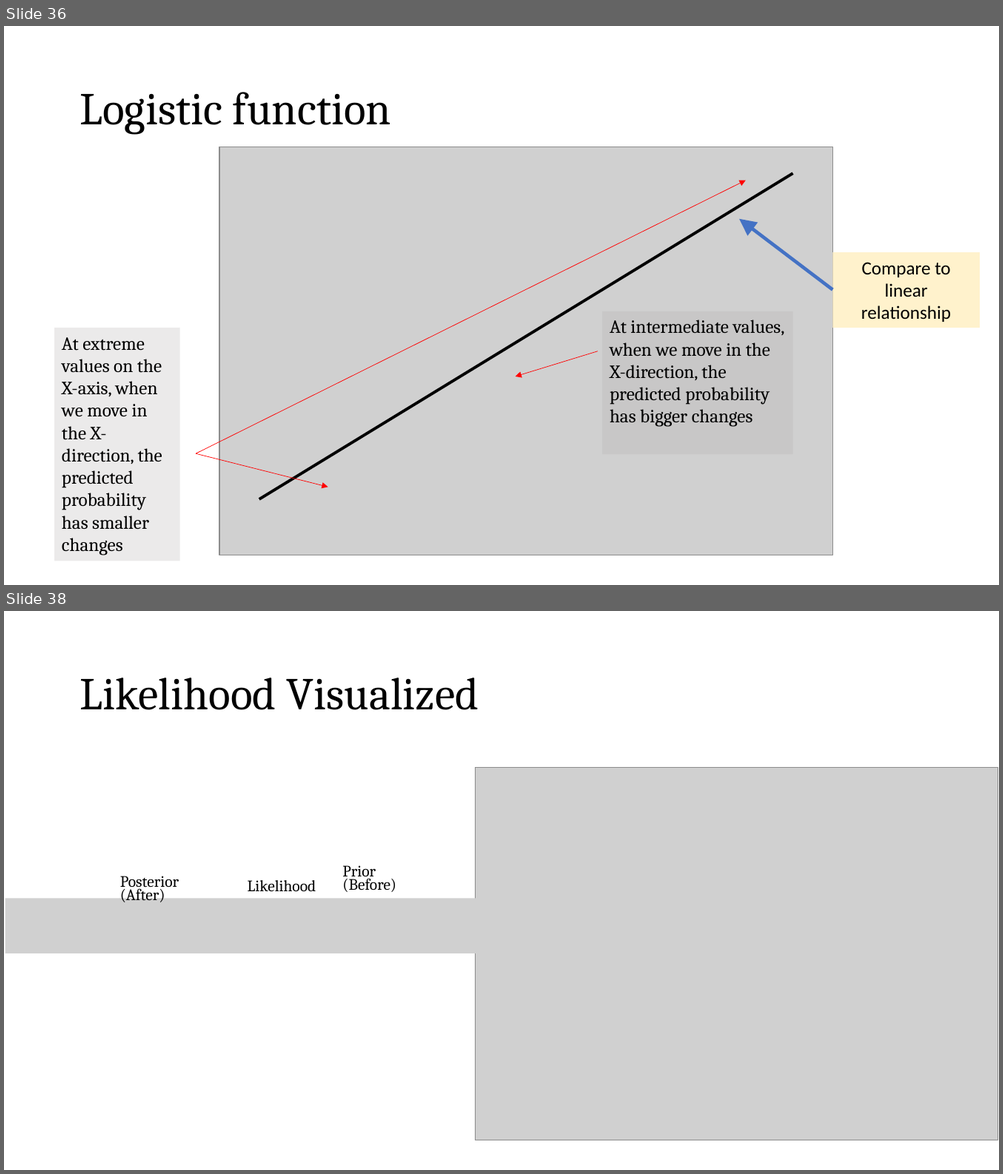
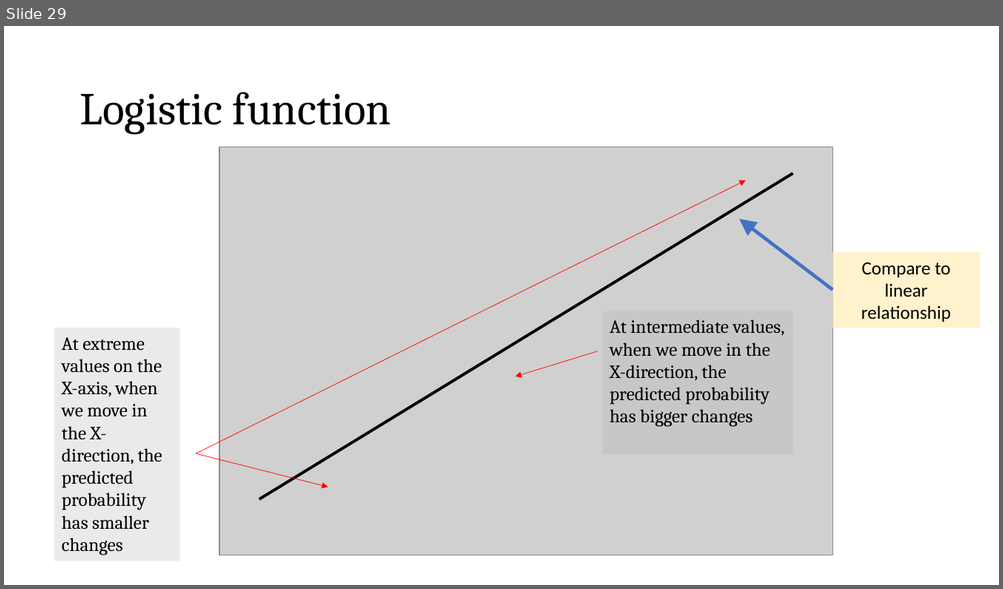
Before and after one commit to zjelveh/zjelveh.github.io, a slide deck: files/inst414_spring2026/lectures/lecture_6b_regression.pptx. Shown one above the other, each under a label of ours: slides 36 and 38 before the commit, slide 29 after it; the slides between them are not shown. The pictures are 1003x1174 and 1003x589 pixels, drawn with LibreOffice and Linux fonts; fonts in the diff are those of the drawing; grey boxes stand for pictures. Boxes give left, top, right and bottom in pixels: in the first picture for what was removed or moved away, otherwise in the second. Text is boxed around its words. In the diff, an @@ line names an element or a change of style, - is before the commit and + after.

```diff
--- a/files/inst414_spring2026/lectures/lecture_6b_regression.pptx
+++ b/files/inst414_spring2026/lectures/lecture_6b_regression.pptx
@@ slide 38 removed at [4,611,999,1170], background #FFFFFF @@
@@ title removed at [79,678,478,710] @@
-Likelihood Visualized
@@ picture removed at [475,768,998,1141] @@
@@ text removed at [120,876,179,903] @@
-Posterior (After)
@@ text removed at [342,866,396,892] @@
-Prior (Before)
@@ picture removed at [5,898,503,954] @@
@@ text removed at [247,880,316,891] @@
-Likelihood
@@ what was slide 36 is now slide 29 @@
```
Also in this commit, not shown: 1 slide changed, 12 other slides removed.
